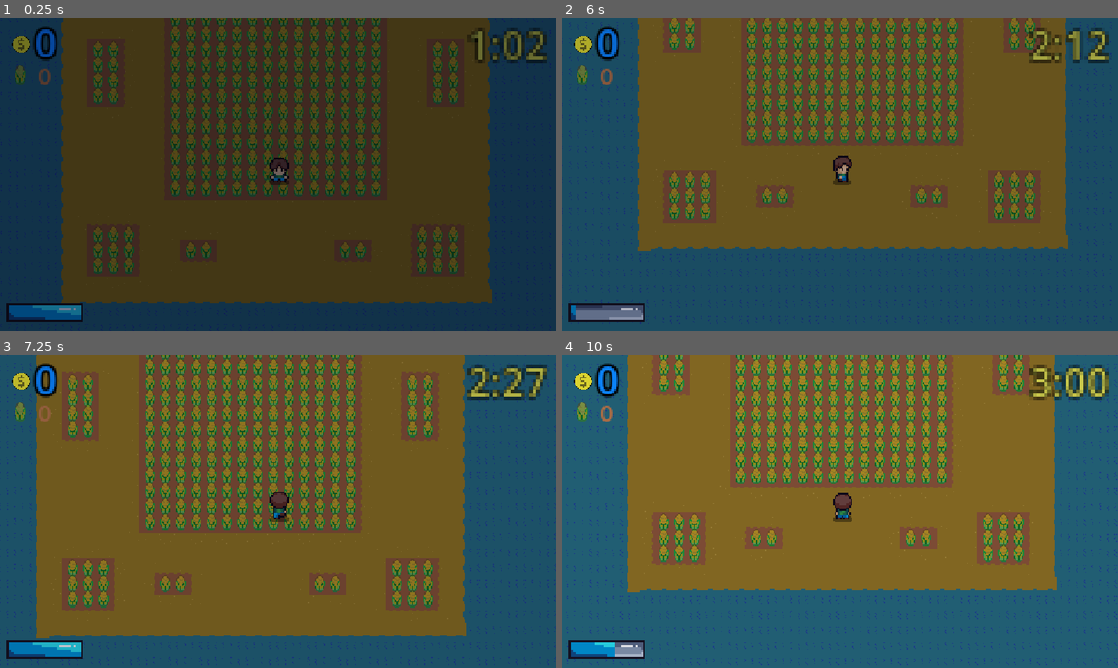
Above: before the commit, frames 1-4 (two rows, left to right).
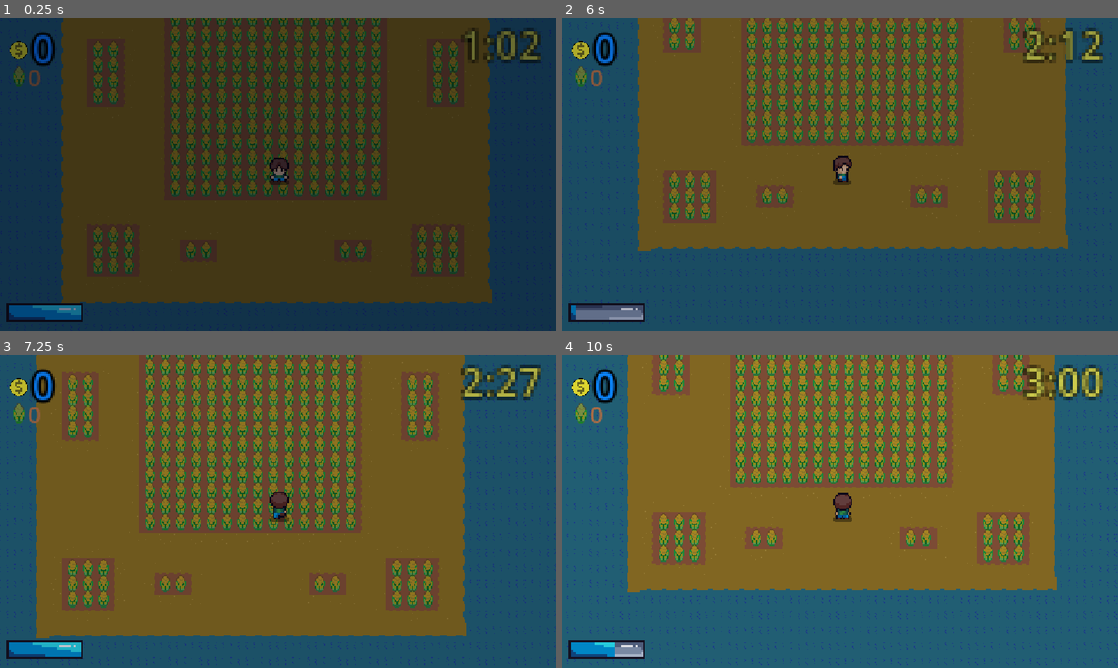
Above: after the commit, the same moments.

Repository: FaizeenHoque/thelastplot
Game: Godot game, scene res://Scenes/Default.tscn
Two runs of this game, one before a commit and one after it. Both use one fixed random seed, a clock stepped at 60 frames per second and the inputs below.
Inputs (mouse positions are in pixels of both pictures, inside the frame that each line leads up to):
- Up to frame 1 (0.25 s): no input
- Up to frame 2 (6 s): tap Enter at 0.5 s; move the mouse to (962, 158) at 0.52 s; hold D (MoveRight) 0.53-1.28 s; tap Space (Slash) at 0.6, 2.85, 5.1 s; click (962, 158) at 0.67 s; move the mouse to (728, 190) at 1.27 s; hold S (MoveDown) 1.28-2.03 s; tap Alt at 1.35, 3.6, 5.85 s; move the mouse to (895, 105) at 2.02 s; hold D (MoveRight) 2.03-2.78 s; tap Shift at 2.1, 4.35 s; move the mouse to (812, 237) at 2.77 s; hold W (MoveUp) 2.78-3.53 s; click (812, 237) at 2.92 s; move the mouse to (1006, 221) at 3.52 s; hold A (MoveLeft) 3.53-5.03 s; move the mouse to (673, 127) at 4.27 s; move the mouse to (867, 174) at 5.02 s; hold S (MoveDown) 5.03-5.78 s; click (867, 174) at 5.17 s; move the mouse to (756, 96) at 5.77 s; hold D (MoveRight) from 5.78 s (still down)
- Up to frame 3 (7.25 s): move the mouse to (400, 495) at 6.52 s; release D (MoveRight) at 6.53 s; hold W (MoveUp) from 6.53 s (still down); tap Shift at 6.6 s
- Up to frame 4 (10 s): move the mouse to (728, 527) at 7.27 s; release W (MoveUp) at 7.28 s; hold D (MoveRight) 7.28-8.03 s; tap one key every 0.75 s from 7.35 s: Space (Slash) Alt Shift Space (Slash); click (728, 527) at 7.42 s; move the mouse to (895, 442) at 8.02 s; hold S (MoveDown) 8.03-8.78 s; move the mouse to (812, 574) at 8.77 s; hold A (MoveLeft) 8.78-9.53 s; move the mouse to (1006, 558) at 9.52 s; hold W (MoveUp) from 9.53 s (still down); click (1006, 558) at 9.67 s

The runs differ from the first frame. In frame 1, 1.8% of the frame differs, in the area x 1-99%, y 2-22%; in frame 2, 1.8%; in frame 3, 1.9%; in frame 4, 2.2%.

Commit message:
Updated ui locations

Diff:
--- a/Scenes/hud.tscn
+++ b/Scenes/hud.tscn
@@ -26,12 +26,12 @@
 script = ExtResource("4_36asn")
 
 [node name="Timer" parent="." unique_id=1152060217 instance=ExtResource("5_43w4t")]
-position = Vector2(208, -113.8)
+position = Vector2(205.4, -113.8)
 
 [node name="Coin" parent="." unique_id=645125020 instance=ExtResource("6_7gr8i")]
-position = Vector2(17.2, -114.2)
+position = Vector2(16.2, -111.799995)
 scale = Vector2(0.5, 0.5)
 
 [node name="nCrops" parent="." unique_id=1063155687 instance=ExtResource("8_4f5kr")]
-position = Vector2(16.8, -100.39999)
+position = Vector2(12.6, -99.79999)
 scale = Vector2(0.33333334, 0.33333334)
--- a/Scenes/nCrops.tscn
+++ b/Scenes/nCrops.tscn
@@ -15,6 +15,6 @@
 text = "0"
 
 [node name="CornIcon" type="Sprite2D" parent="." unique_id=500364921]
-position = Vector2(-30, 1)
+position = Vector2(-19, 1)
 scale = Vector2(1, 1.079)
 texture = ExtResource("1_ra2ak")
